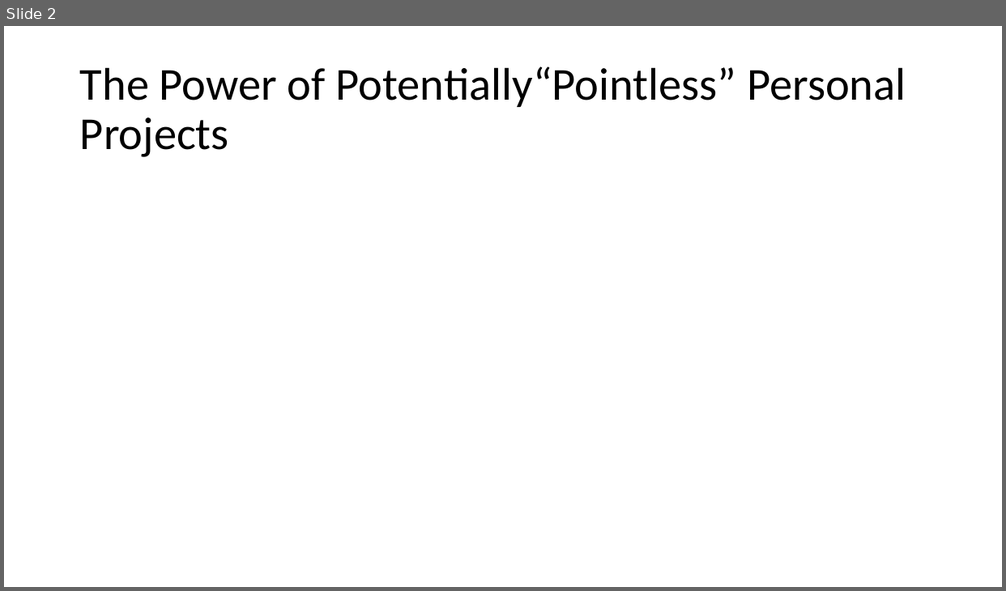
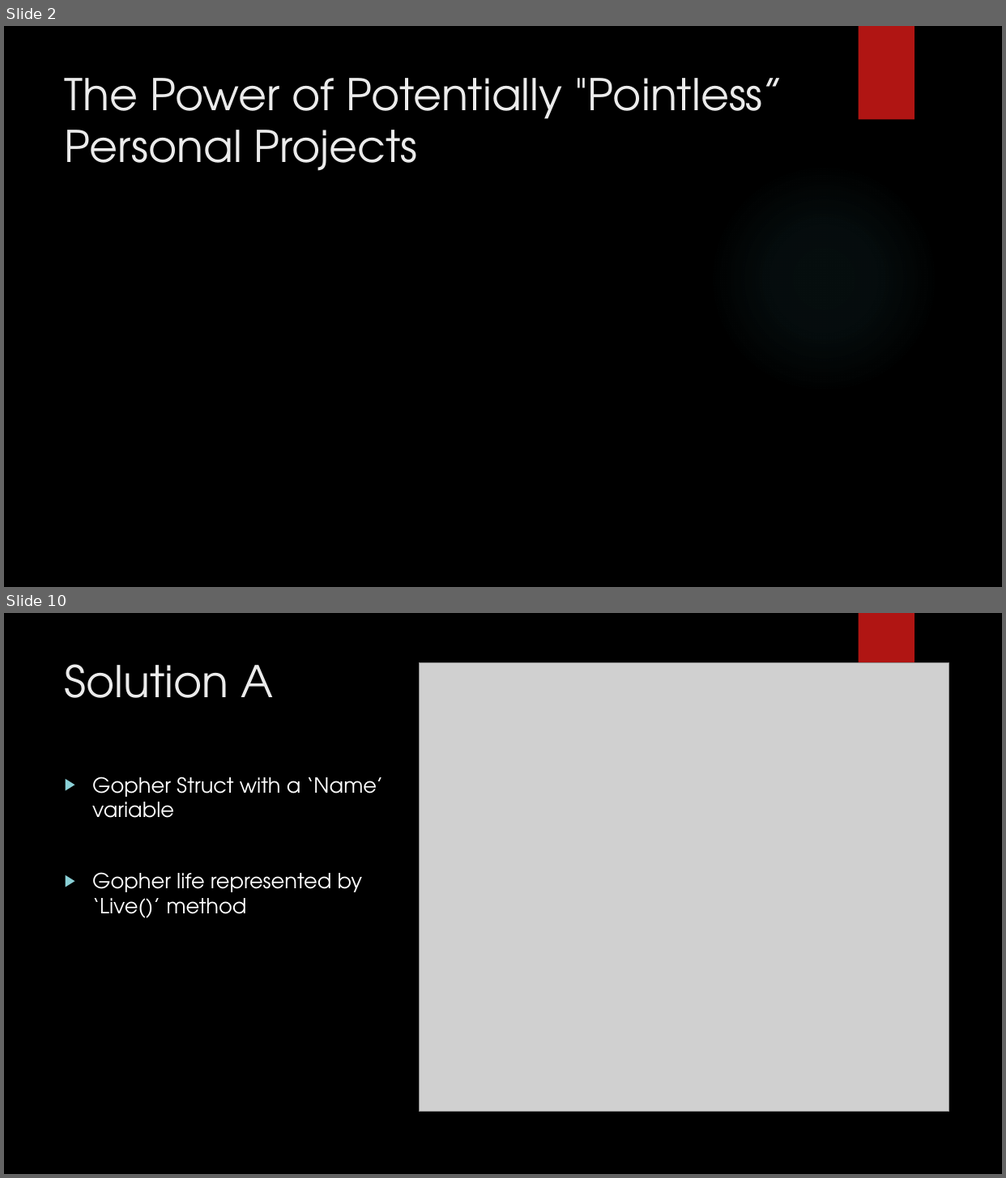
Before and after one commit to jaminologist/GopherLife, a slide deck: GopherLife.pptx. Shown one above the other, each under a label of ours: slide 2 before the commit, slides 2 and 10 after it; the slides between them are not shown. The pictures are 1006x591 and 1006x1178 pixels, drawn with LibreOffice and Linux fonts; fonts in the diff are those of the drawing; grey boxes stand for pictures; background and template pictures are left out. Boxes give left, top, right and bottom in pixels: in the first picture for what was removed or moved away, otherwise in the second. Text is boxed around its words. In the diff, an @@ line names an element or a change of style, - is before the commit and + after.

```diff
--- a/GopherLife.pptx
+++ b/GopherLife.pptx
@@ slide 10 added at box(4, 613, 1002, 1174), background picture (left out); not listed: 1 template element that a slide beside it also shows @@
@@ title added at box(65, 664, 273, 698), 42 pt, text #EBEBEB @@
+Solution A
@@ picture added at box(420, 663, 949, 1112) @@
@@ text added at box(92, 777, 383, 918), 20 pt, text #FFFFFF @@
+▶ Gopher Struct with a ‘Name’ variable
+▶ Gopher life represented by ‘Live()’ method
@@ slide 2 changed as well @@
@@ background #FFFFFF to picture (left out) @@
@@ rectangle added at box(859, 26, 914, 120), fill #B01513 @@
@@ title "The Power of Potentially "Pointless” ..." at box(65, 78, 784, 171): vertical alignment middle to top @@
@@ title at box(65, 78, 784, 171): text changed; size 44 to 42 pt; font Calibri to TeX Gyre Adventor; text colour #000000 to #EBEBEB @@
-The Power of Potentially“Pointless” Personal Projects
+The Power of Potentially "Pointless” Personal Projects
@@ ellipse added at box(709, 163, 939, 394), fill gradient #50B9C1 @@
```
Also in this commit, not shown: 11 other slides changed, 9 other slides added.
